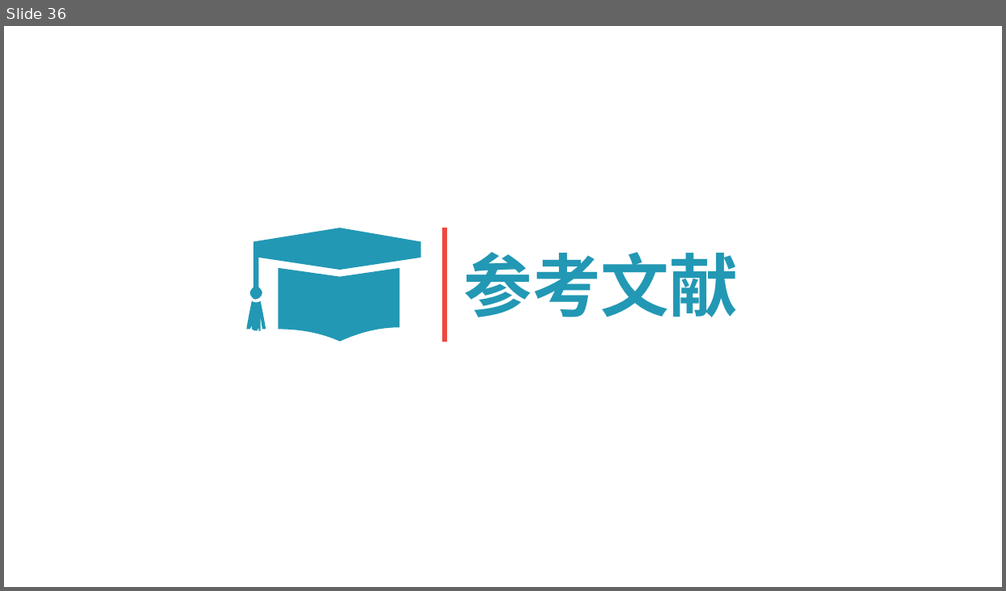
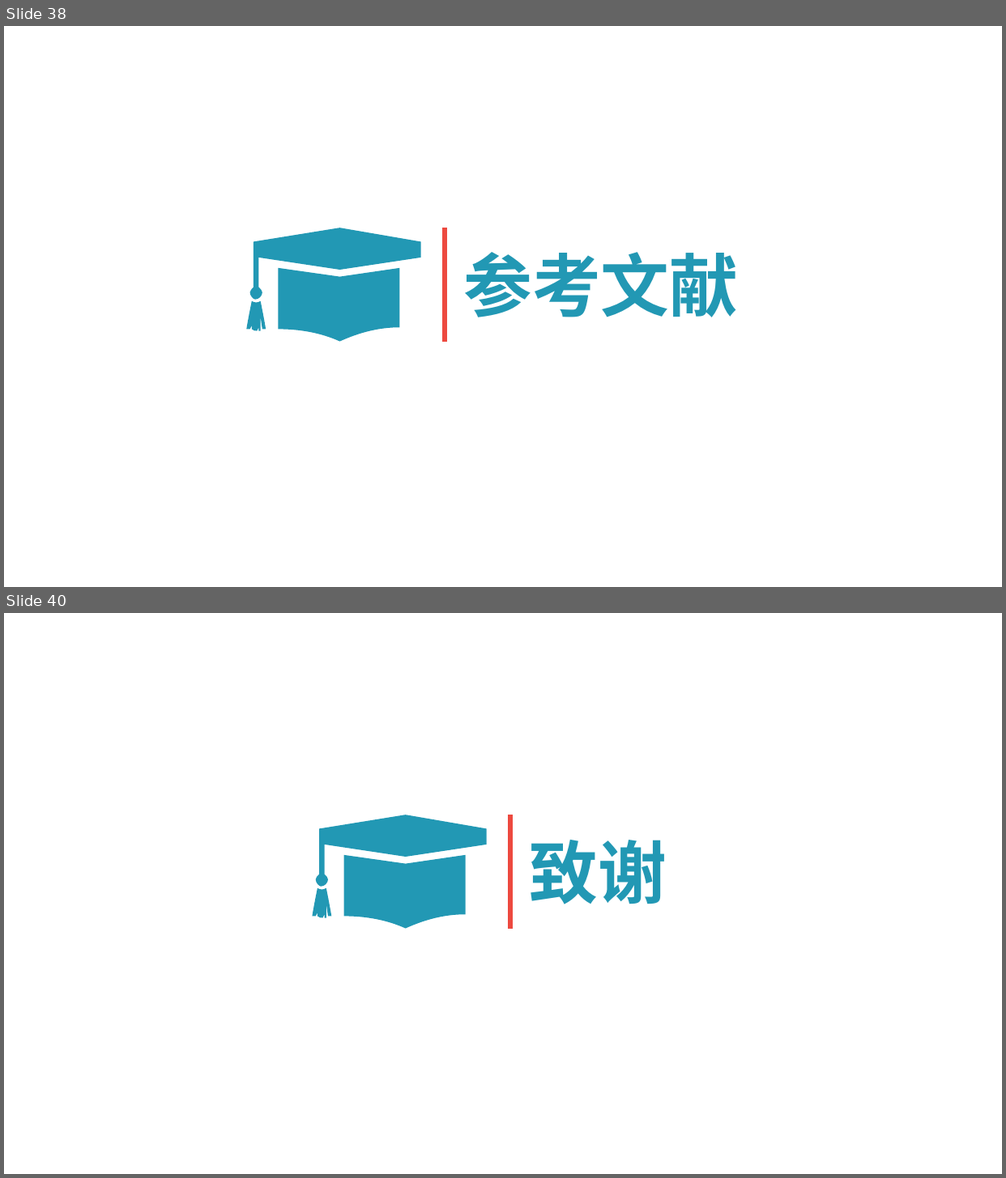
Before and after one commit to XBF2016/myWebsit, a slide deck: WebRoot/uploadfile/答辩PPT.pptx. Shown one above the other, each under a label of ours: slide 36 before the commit, slides 38 and 40 after it; the slides between them are not shown. The pictures are 1006x591 and 1006x1178 pixels, drawn with LibreOffice and Linux fonts; fonts in the diff are those of the drawing. Boxes give left, top, right and bottom in pixels: in the first picture for what was removed or moved away, otherwise in the second. Text is boxed around its words. In the diff, an @@ line names an element or a change of style, - is before the commit and + after.

```diff
--- a/WebRoot/uploadfile/答辩PPT.pptx
+++ b/WebRoot/uploadfile/答辩PPT.pptx
@@ slide 40 added at [4, 613, 1002, 1174], background #FFFFFF @@
@@ freeform shape added at [313, 815, 487, 929], fill #2298B4 @@
@@ line added from (510, 815) to (510, 929), #ED493F 4.5 pt @@
@@ text added at [530, 840, 667, 905], 66 pt, text #2298B4, bold @@
+致谢
@@ what was slide 36 is now slide 38 @@
```
Also in this commit, not shown: 3 slides changed, 3 other slides added, 1 slide removed, 2 other files.
